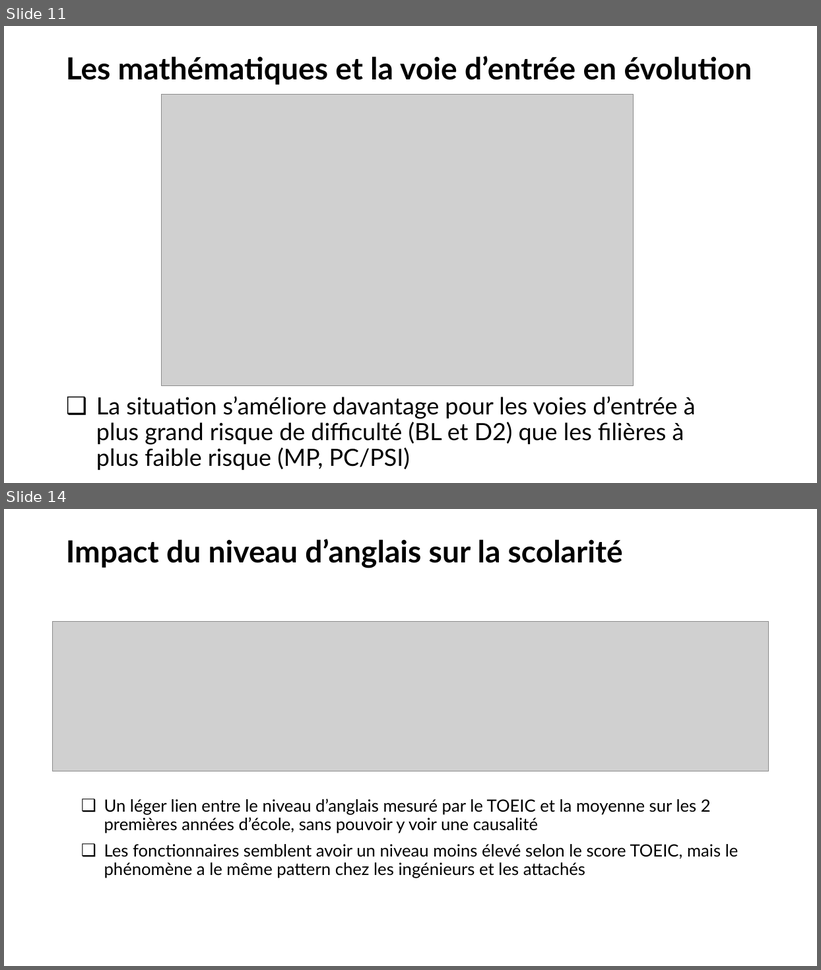
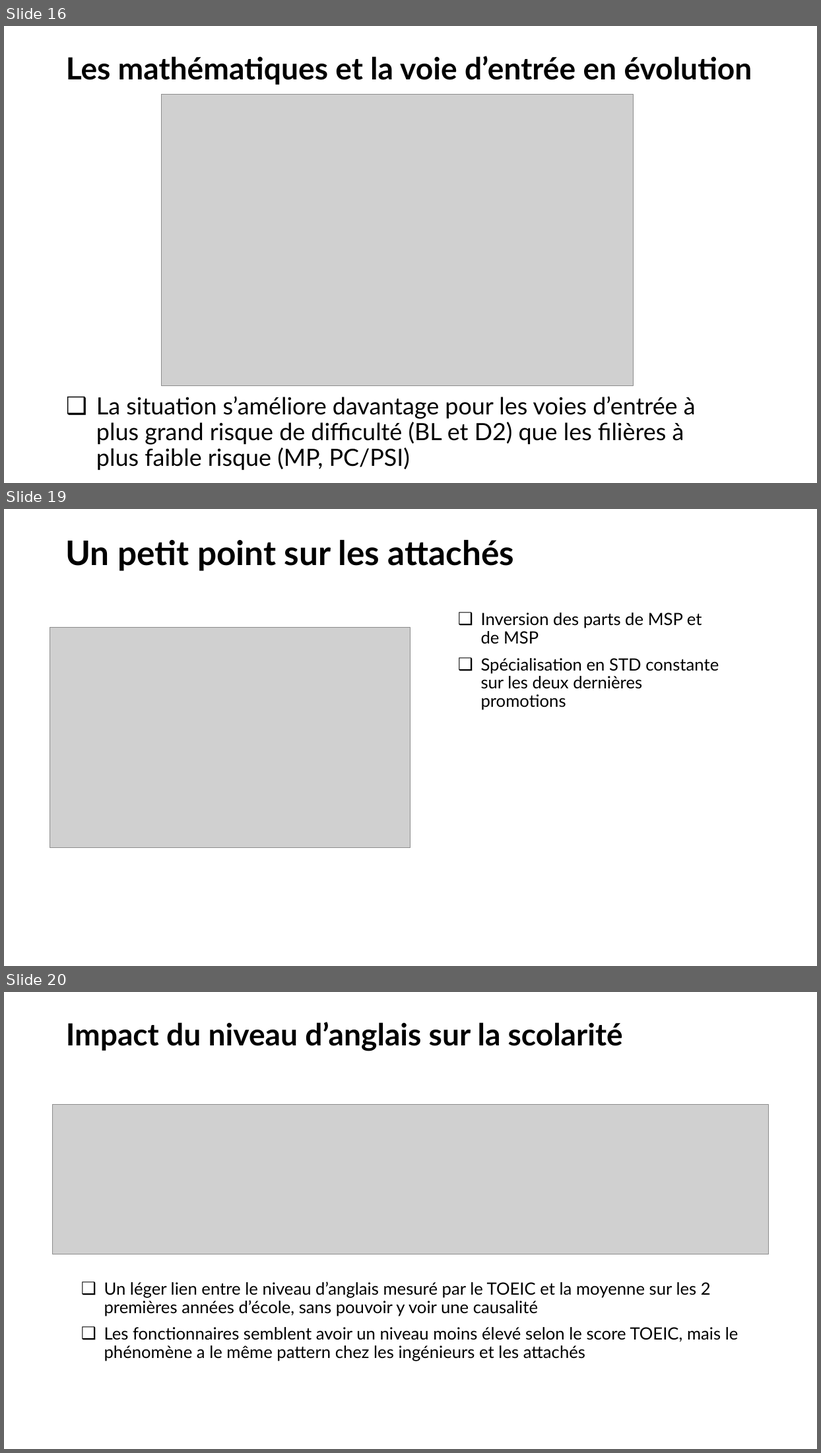
Before and after one commit to chlesieur/analyse_bdd_eleves_ensai, a slide deck: presentation/Presentation_trajectoires_etudiants_ENSAI.pptx. Shown one above the other, each under a label of ours: slides 11 and 14 before the commit, slides 16, 19 and 20 after it; the slides between them are not shown. The pictures are 821x970 and 821x1453 pixels, drawn with LibreOffice and Linux fonts; fonts in the diff are those of the drawing; grey boxes stand for pictures; background and template pictures are left out. Boxes give left, top, right and bottom in pixels: in the first picture for what was removed or moved away, otherwise in the second. Text is boxed around its words. In the diff, an @@ line names an element or a change of style, - is before the commit and + after.

```diff
--- a/presentation/Presentation_trajectoires_etudiants_ENSAI.pptx
+++ b/presentation/Presentation_trajectoires_etudiants_ENSAI.pptx
@@ slide 19 added at (4, 509, 817, 966), background picture (left out) @@
@@ title added at (66, 540, 514, 571), 40 pt, text #000000, bold @@
+Un petit point sur les attachés
@@ picture added at (50, 627, 411, 849) @@
@@ text added at (481, 613, 719, 710), 20 pt, text #000000 @@
+❑ Inversion des parts de MSP et de MSP
+❑ Spécialisation en STD constante sur les deux dernières promotions
@@ what was slide 11 is now slide 16 @@
@@ what was slide 14 is now slide 20 @@
```
Also in this commit, not shown: 9 slides changed, 5 other slides added, 9 other files.
